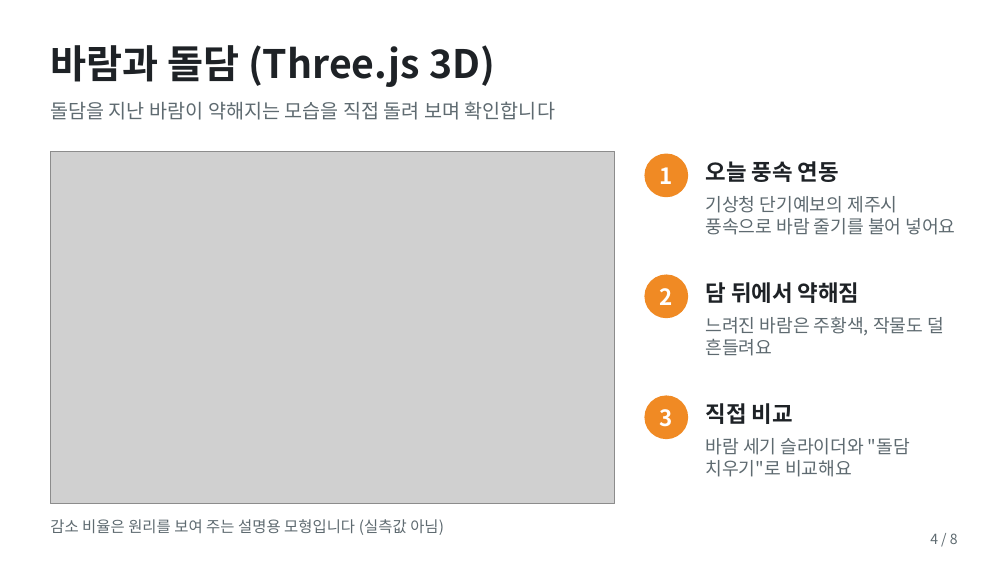
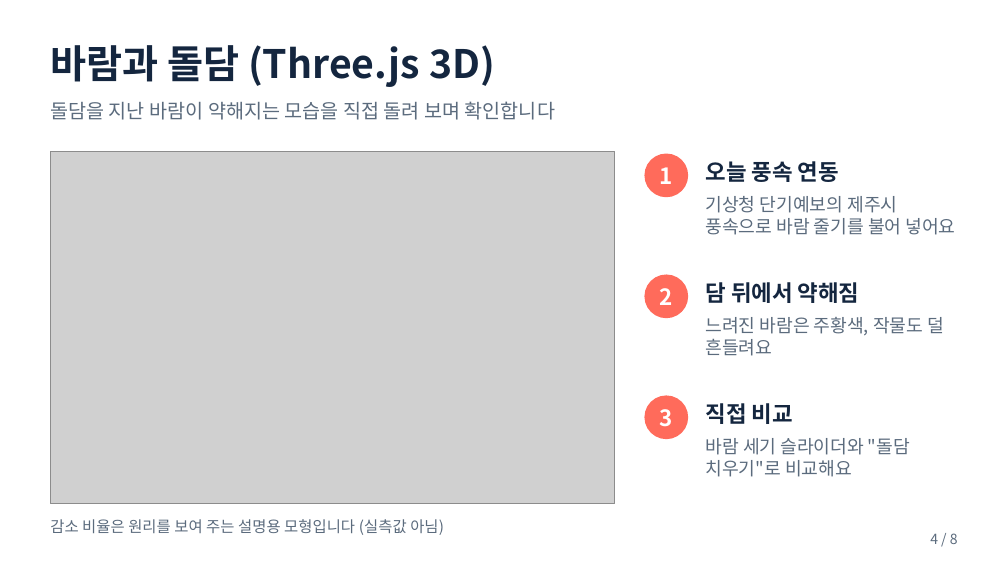
Before and after one commit to pjhjustin2430-cmd/doldam-today, a slide deck: slide 4 of docs/돌담오늘_발표자료.pptx. Drawn at 1008x567 pixels with LibreOffice and Linux fonts; fonts in the diff are those of the drawing; grey boxes stand for pictures. Boxes give left, top, right and bottom in pixels: in the first picture for what was removed or moved away, otherwise in the second. Text is boxed around its words. In the diff, an @@ line names an element or a change of style, - is before the commit and + after.

```diff
--- a/docs/돌담오늘_발표자료.pptx
+++ b/docs/돌담오늘_발표자료.pptx
@@ fill #F08A24 to #FF6B5B; outline #F08A24 1 pt to #FF6B5B 1 pt in 3 elements at bbox=[645, 154, 687, 197], bbox=[645, 275, 687, 318], bbox=[645, 396, 687, 438] @@
@@ text colour #1E2226 to #14263F in 4 elements at bbox=[50, 45, 495, 87], bbox=[706, 161, 839, 182], bbox=[706, 282, 860, 303], bbox=[706, 403, 793, 424] @@
```
Also in this commit, not shown: 7 other slides changed, 3 other files.
